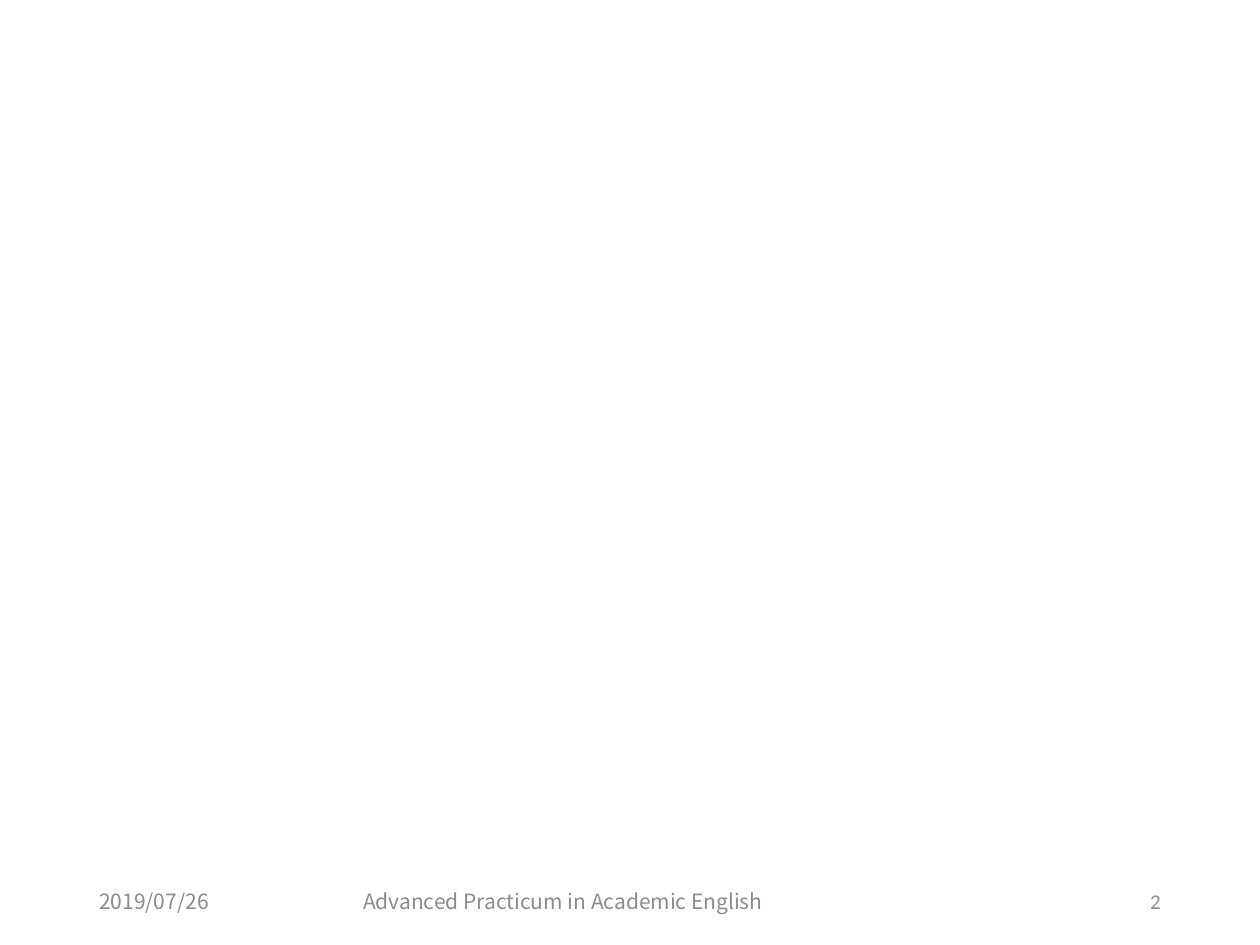
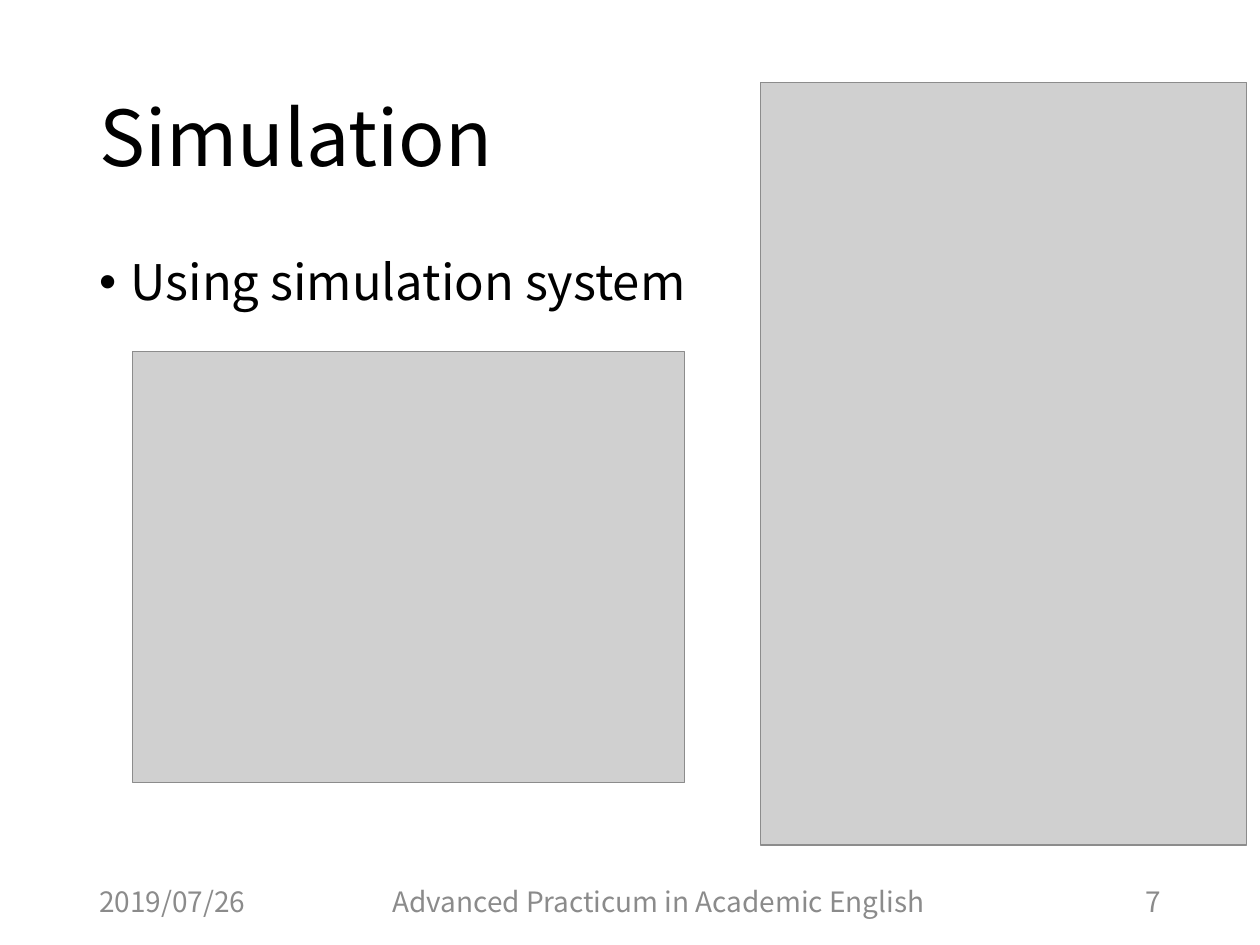
Before and after one commit to Sahara62/master2019, a slide deck: slide 7 of English/presenSlide.pptx (slide 2 before the commit). Drawn at 1260x945 pixels with LibreOffice and Linux fonts; fonts in the diff are those of the drawing; grey boxes stand for pictures. Boxes give left, top, right and bottom in pixels: in the first picture for what was removed or moved away, otherwise in the second. Text is boxed around its words. In the diff, an @@ line names an element or a change of style, - is before the commit and + after.

```diff
--- a/English/presenSlide.pptx
+++ b/English/presenSlide.pptx
@@ picture added at (761, 82, 1247, 844) @@
@@ title added at (99, 104, 492, 167), 44 pt, text #000000 @@
+Simulation
@@ text added at (131, 261, 685, 312), 28 pt, text #000000 @@
+• Using simulation system
@@ picture added at (132, 352, 684, 784) @@
@@ text "2019/07/26" at (99, 890, 245, 917): size 12 to 16 pt @@
@@ text "Advanced Practicum in Academic English" at (393, 890, 924, 919): size 12 to 16 pt @@
@@ page number added at (1145, 891, 1161, 912), 16 pt, text #8C8C8C @@
+7
@@ page number removed at (1150, 895, 1161, 909) @@
-2
```
Also in this commit, not shown: 1 other slide changed, 10 slides added.
